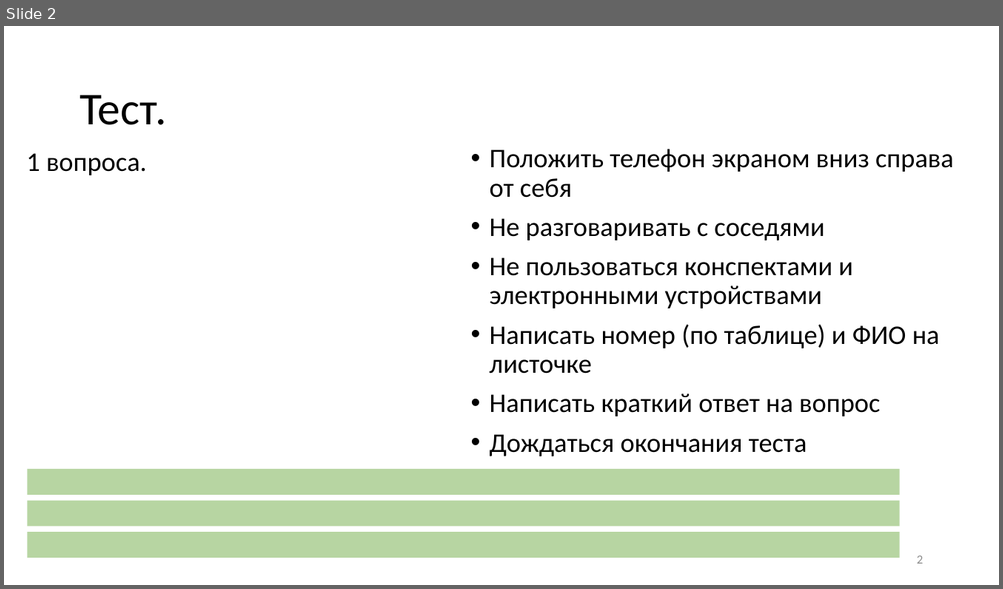
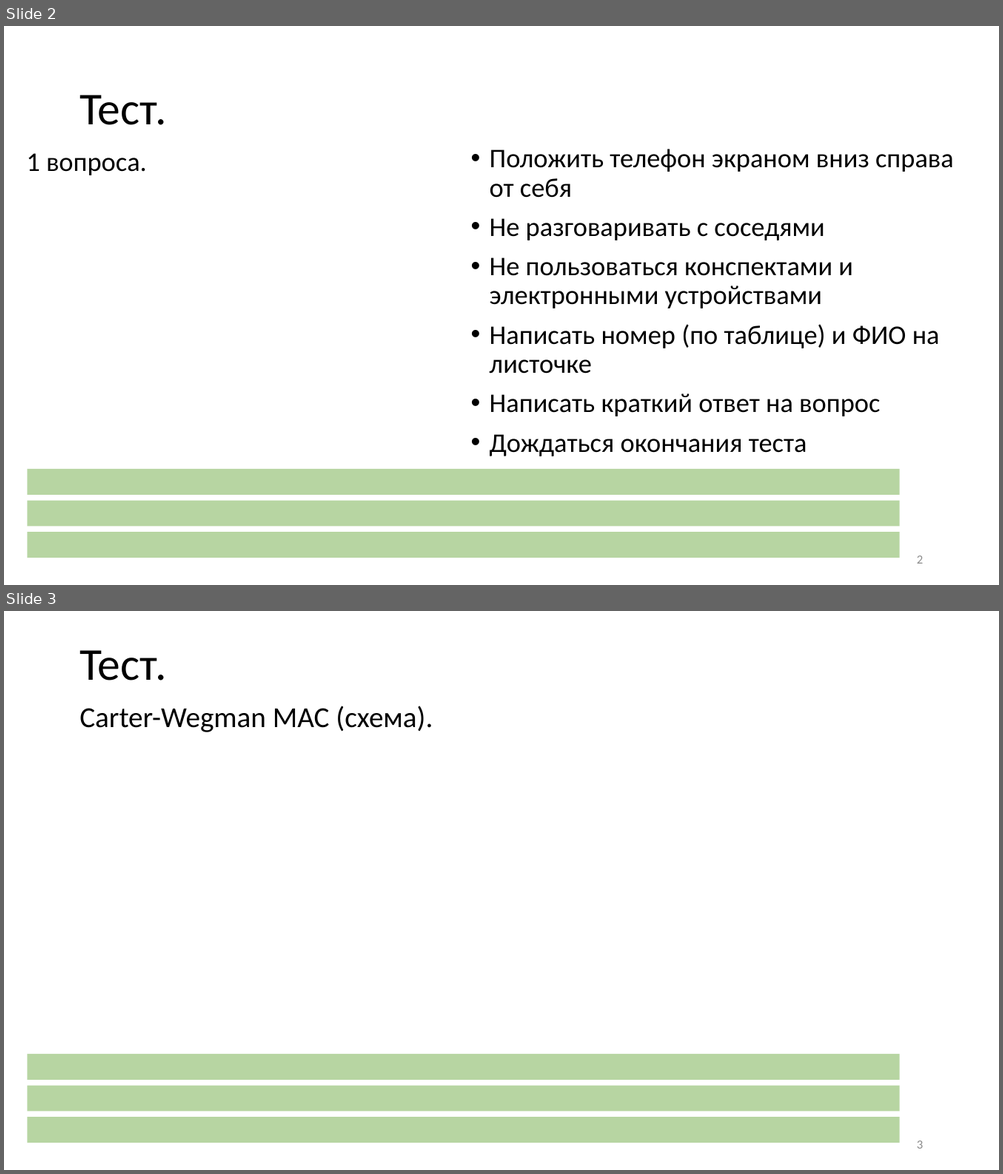
Before and after one commit to CryptoCourse/CryptoLectures, a slide deck: Lectures/Lecture11.pptx. Shown one above the other, each under a label of ours: slide 2 before the commit, slides 2 and 3 after it. The pictures are 1003x589 and 1003x1174 pixels, drawn with LibreOffice and Linux fonts; fonts in the diff are those of the drawing. Boxes give left, top, right and bottom in pixels: in the first picture for what was removed or moved away, otherwise in the second. Text is boxed around its words. In the diff, an @@ line names an element or a change of style, - is before the commit and + after.

```diff
--- a/Lectures/Lecture11.pptx
+++ b/Lectures/Lecture11.pptx
@@ slide 3 added at [4, 611, 999, 1170], background #FFFFFF @@
@@ title added at [79, 650, 167, 681], 44 pt, text #000000 @@
+Тест.
@@ text added at [79, 706, 432, 732], 28 pt, text #000000 @@
+Carter-Wegman MAC (схема).
@@ rectangle added at [27, 1054, 899, 1080], fill #70AD47 at 50% opacity @@
@@ rectangle added at [27, 1085, 899, 1112], fill #70AD47 at 50% opacity @@
@@ rectangle added at [27, 1118, 899, 1144], fill #70AD47 at 50% opacity @@
@@ page number added at [916, 1141, 922, 1149], 12 pt, text #8C8C8C @@
+3
```
Also in this commit, not shown: 2 slides changed, 1 other slide added, 4 other files.
